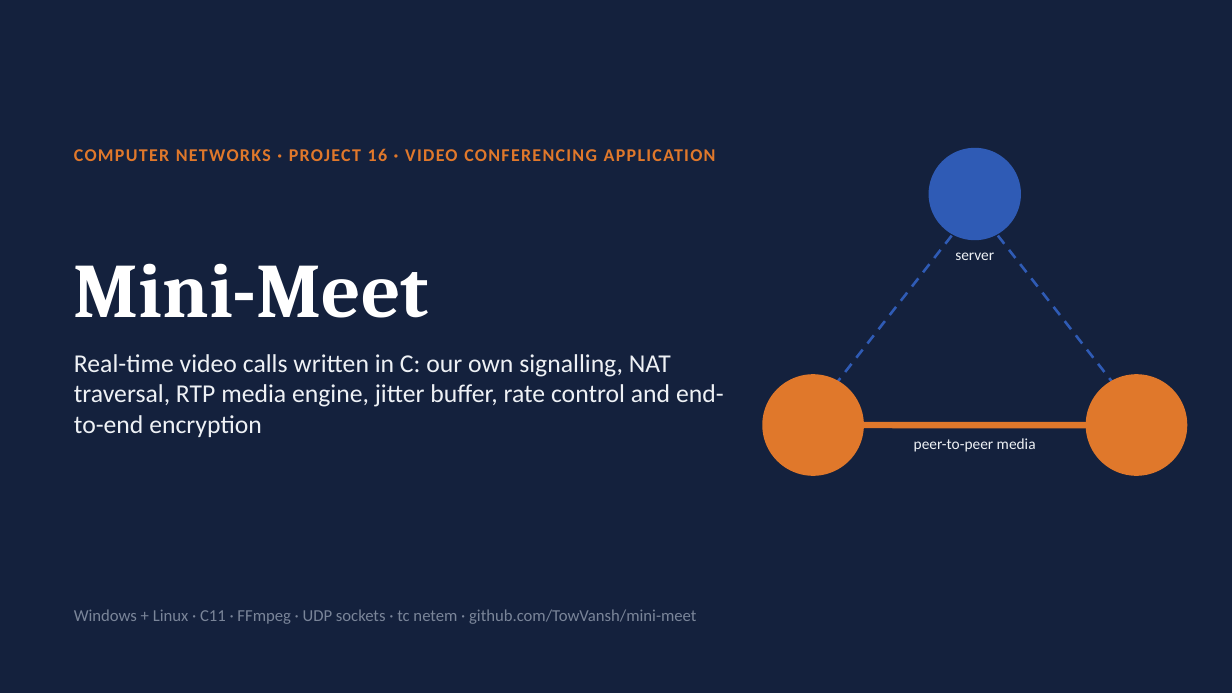
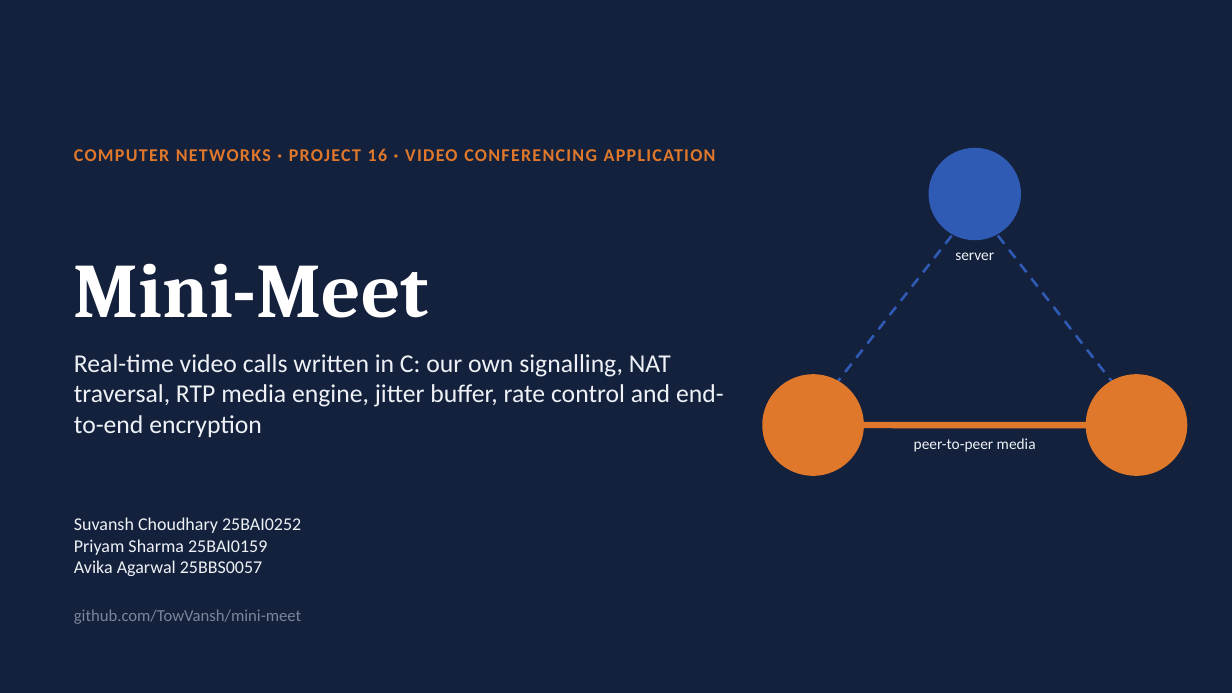
Before and after one commit to TowVansh/mini-meet, a slide deck: slide 1 of Mini-Meet-Slides.pptx. Drawn at 1232x693 pixels with LibreOffice and Linux fonts; fonts in the diff are those of the drawing. Boxes give left, top, right and bottom in pixels: in the first picture for what was removed or moved away, otherwise in the second. Text is boxed around its words. In the diff, an @@ line names an element or a change of style, - is before the commit and + after.

```diff
--- a/Mini-Meet-Slides.pptx
+++ b/Mini-Meet-Slides.pptx
@@ text added at (x1=74, y1=517, x2=301, y2=576), 14 pt, text #EEF1F5 @@
+Suvansh Choudhary 25BAI0252
+Priyam Sharma 25BAI0159
+Avika Agarwal 25BBS0057
@@ text at (x1=74, y1=609, x2=301, y2=624): text changed @@
-Windows + Linux · C11 · FFmpeg · UDP sockets · tc netem · github.com/TowVansh/mini-meet
+github.com/TowVansh/mini-meet
```
Also in this commit, not shown: 3 other slides changed, 1 slide added, 9 other files.
